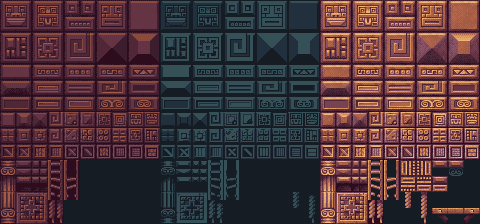
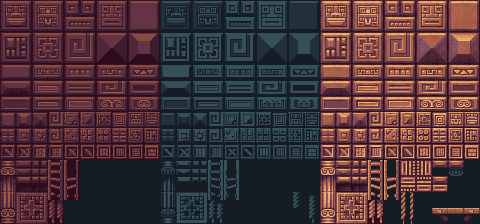
Layered file, before and after one edit (480x224). Changes by layer:
painted on "Fustes" over box(401, 191, 427, 224)
painted on "Fondo" over box(421, 192, 427, 208)
